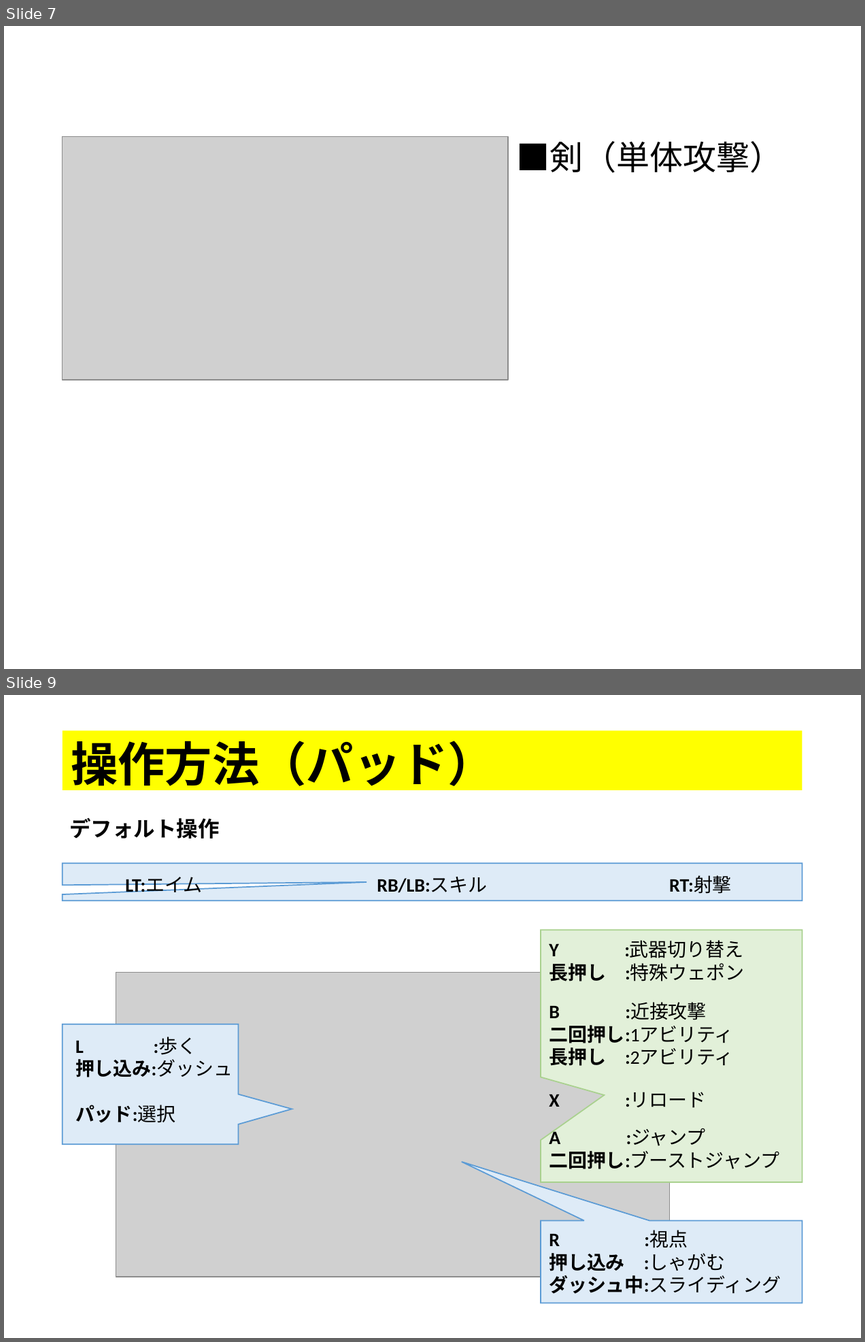
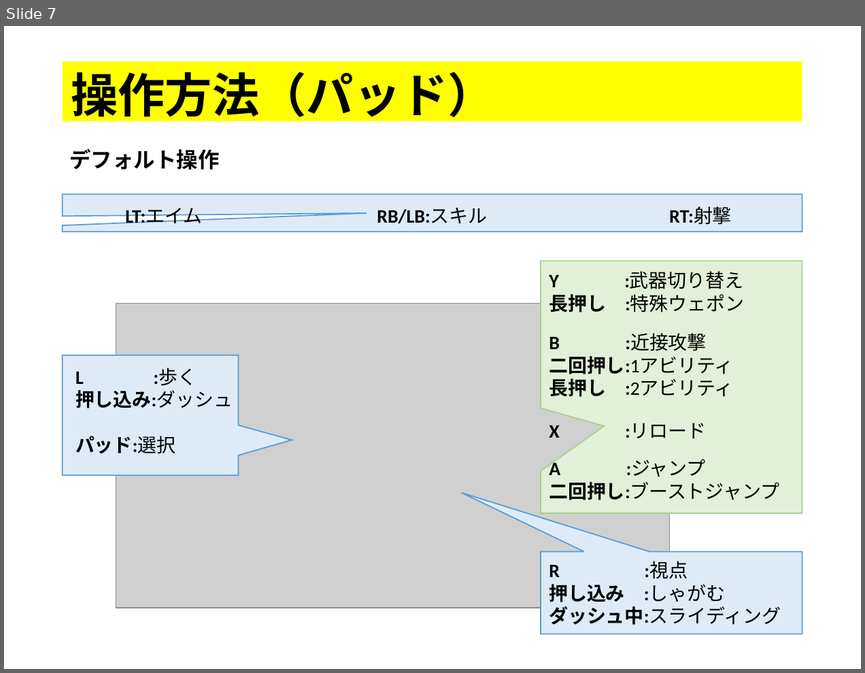
Before and after one commit to thi-bow/2017Team05, a slide deck: 企画/企画書/プレゼンテーション1.pptx. Shown one above the other, each under a label of ours: slides 7 and 9 before the commit, slide 7 after it; the slides between them are not shown. The pictures are 865x1342 and 865x673 pixels, drawn with LibreOffice and Linux fonts; fonts in the diff are those of the drawing; grey boxes stand for pictures. Boxes give left, top, right and bottom in pixels: in the first picture for what was removed or moved away, otherwise in the second. Text is boxed around its words. In the diff, an @@ line names an element or a change of style, - is before the commit and + after.

```diff
--- a/企画/企画書/プレゼンテーション1.pptx
+++ b/企画/企画書/プレゼンテーション1.pptx
@@ slide 7 removed at <box>4,26,861,669</box>, background #FFFFFF @@
@@ picture removed at <box>62,137,508,380</box> @@
@@ text removed at <box>517,141,783,173</box> @@
-■剣（単体攻撃）
@@ what was slide 9 is now slide 7 @@
```
Also in this commit, not shown: 5 slides changed, 1 slide added, 3 other slides removed, 13 other files.
